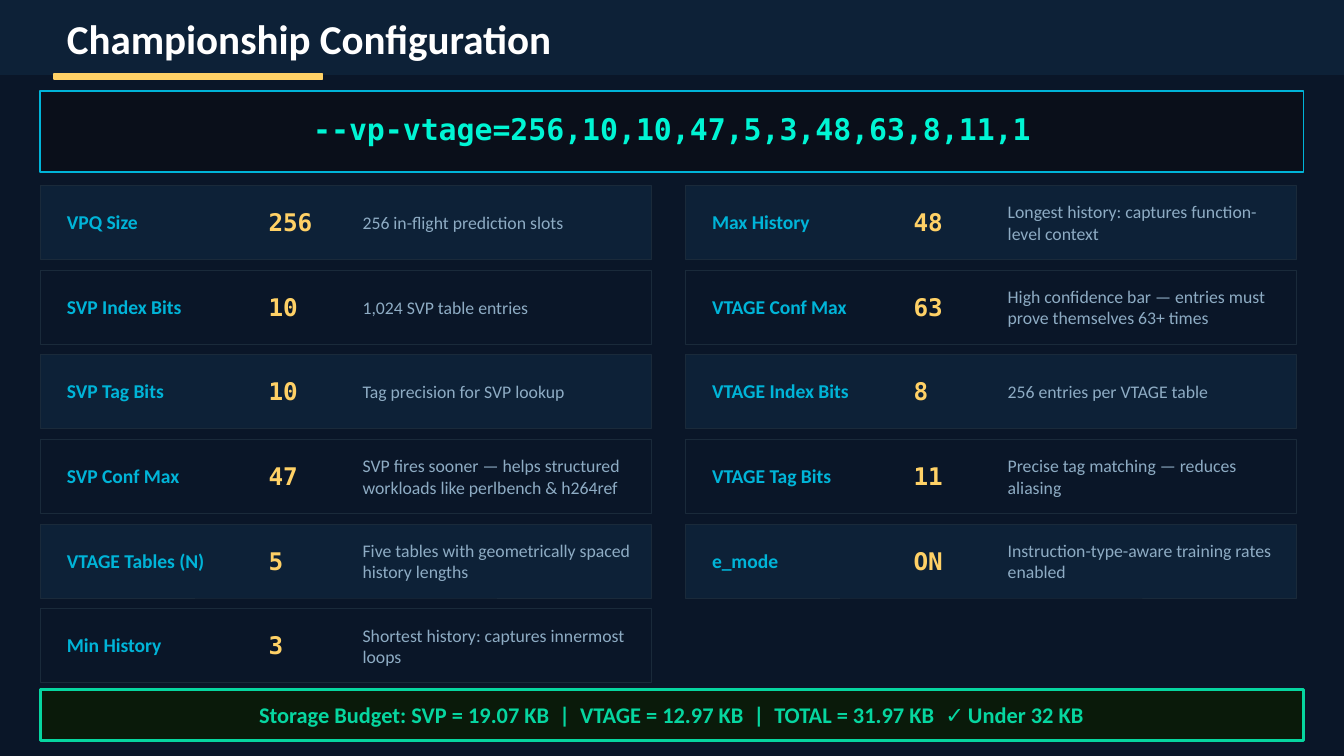
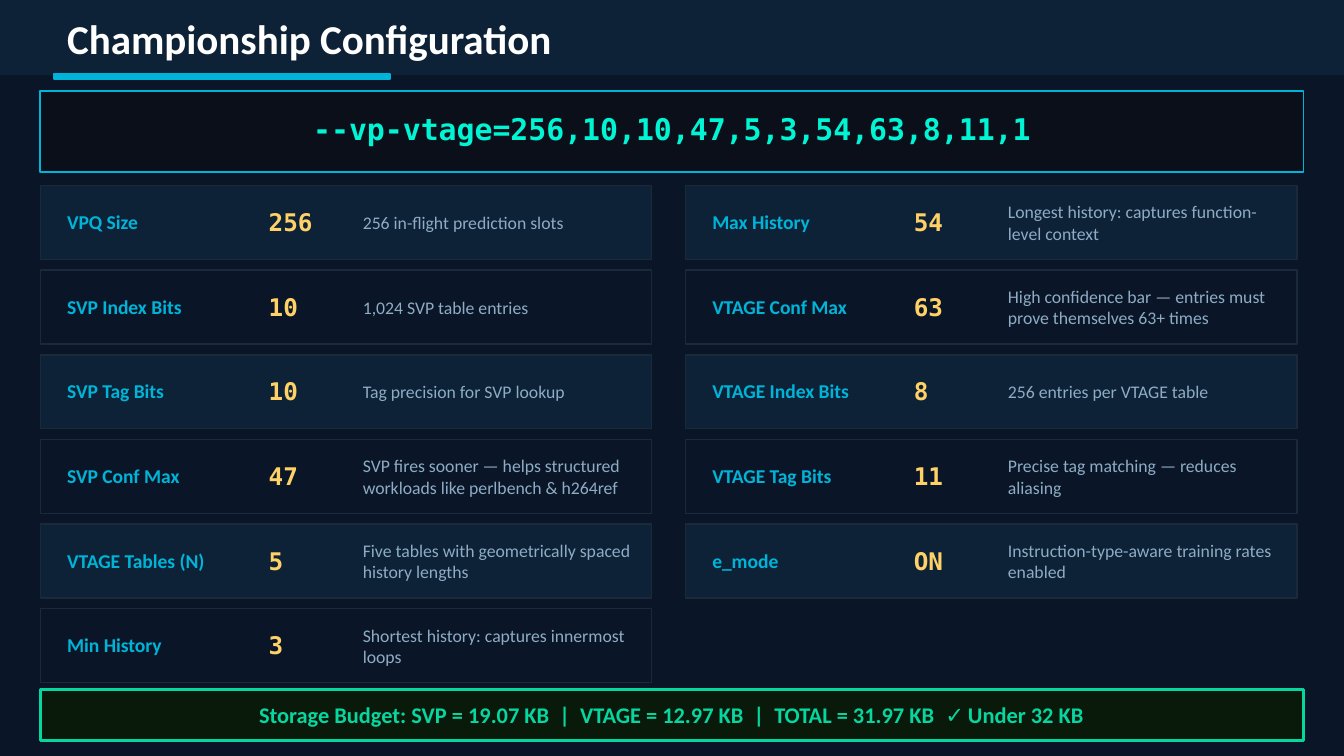
Before and after one commit to atshah29/aadesh-portfolio, a slide deck: slide 8 of public/assets/value-predictor-slides.pptx (slide 6 before the commit). Drawn at 1344x756 pixels with LibreOffice and Linux fonts; fonts in the diff are those of the drawing. Boxes give left, top, right and bottom in pixels: in the first picture for what was removed or moved away, otherwise in the second. Text is boxed around its words. In the diff, an @@ line names an element or a change of style, - is before the commit and + after.

```diff
--- a/public/assets/value-predictor-slides.pptx
+++ b/public/assets/value-predictor-slides.pptx
@@ rectangle: place and size @@
-rectangle at bbox=[54, 74, 323, 79]
+rectangle at bbox=[54, 74, 390, 79]
@@ rectangle at bbox=[54, 74, 390, 79]: fill #FFD166 to #00B4D8; outline #FFD166 1 pt to #00B4D8 1 pt @@
@@ text at bbox=[313, 118, 1030, 147]: text changed @@
---vp-vtage=256,10,10,47,5,3,48,63,8,11,1
+--vp-vtage=256,10,10,47,5,3,54,63,8,11,1
@@ text at bbox=[914, 213, 943, 232]: text changed @@
-48
+54
@@ outline #1A2A3A 0.5 pt to #1A2A3A 0.75 pt in 11 elements at bbox=[40, 185, 652, 259], bbox=[40, 270, 652, 344], bbox=[40, 355, 652, 429], bbox=[40, 439, 652, 513], bbox=[40, 524, 652, 598], bbox=[40, 609, 652, 683], bbox=[685, 185, 1297, 259], bbox=[685, 270, 1297, 344], bbox=[685, 355, 1297, 429], bbox=[685, 439, 1297, 513], bbox=[685, 524, 1297, 598] @@
```
Also in this commit, not shown: 7 other slides changed, 5 slides added, 2 slides removed, 11 other files.
